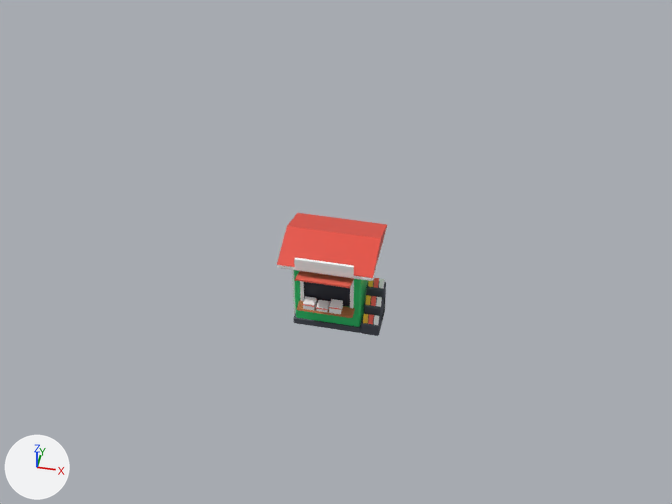
A saved change to the Blender file art/blender/kiosk.blend.
One viewpoint serves both versions: the file's camera '_review_cam'. Lighting does not change. The marker at lower left points along +X, +Y and +Z. The first picture is the older version.

Script lines for the objects in view, before the commit:
```python
me_kiosk = bpy.data.meshes.new('kiosk')
me_kiosk.from_pydata(...)  # 328 vertices, 303 faces; spans x -1.5..1.5, y -1.55..1.25, z 0.0..3.0
# faces by material slot: [26, 78, 104, 5, 6, 42, 24, 18]
me_kiosk.materials.append(mat_pal_mint_green)  # green #2ecc71
me_kiosk.materials.append(mat_pal_asphalt)  # greyish blue #4a4f59
me_kiosk.materials.append(mat_pal_white)  # white #ffffff
me_kiosk.materials.append(mat_pal_brick_red)  # red #e74c3c
me_kiosk.materials.append(mat_pal_night)  # dark blue #1f2430
me_kiosk.materials.append(mat_pal_coral)  # red #ff6b5a
me_kiosk.materials.append(mat_pal_wood)  # brown #a86b3c
me_kiosk.materials.append(mat_pal_sun_yellow)  # yellow #f4c430
me_sign_board = bpy.data.meshes.new('sign_board')
me_sign_board.from_pydata(...)  # a box spanning x -0.95..0.75, y -1.33..-1.25, z 2.55..2.92
me_sign_board.materials.append(mat_pal_white)  # white #ffffff
ob_kiosk = bpy.data.objects.new('kiosk', me_kiosk)
ob_kiosk.location = (0.0, 0.0, 0.0)
ob_sign_board = bpy.data.objects.new('sign_board', me_sign_board)
ob_sign_board.location = (0.0, 0.0, 0.0)
```
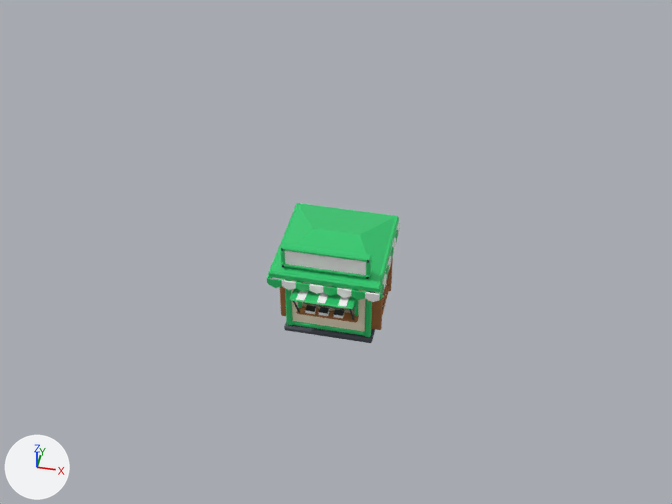
Patch to the scene script:
```diff
--- a/art/blender/kiosk.blend.py
+++ b/art/blender/kiosk.blend.py
@@ mat_pal_cream @@
+mat_pal_cream = principled_material('pal_cream')
+mat_pal_cream.base_color = (1.0, 0.88, 0.672)  # beige #fff1d6
+mat_pal_cream.roughness = 0.8
@@ mat_pal_glow @@
+mat_pal_glow = principled_material('pal_glow')
+mat_pal_glow.base_color = (1.0, 0.815, 0.392)  # beige #ffe9a8
@@ me_kiosk @@
 # used by ob_kiosk; location = (0.0, 0.0, 0.0)
-me_kiosk.from_pydata(...)  # 328 vertices, 303 faces; spans x -1.5..1.5, y -1.55..1.25, z 0.0..3.0
+me_kiosk.from_pydata(...)  # 930 vertices, 857 faces; spans x -1.65..1.65, y -2.18..1.55, z 0.0..3.12
+# me_kiosk part 1: the loose piece of 24 vertices spanning x -1.5..1.3, y -1.25..1.25, z 2.4..2.55 is scaled about its middle by (0.964, 1.08, 1.27), then moved by (0.1, 0.0, -2.39), in mat_pal_asphalt (greyish blue #4a4f59)
+# me_kiosk part 2: the loose piece of 24 vertices spanning x -1.5..1.3, y -1.25..1.25, z 2.4..2.55 is copied, and the copy is scaled about its middle by (0.891, 1, 1.09), then moved by (0.1, 0.0, -2.22), in mat_pal_mint_green (green #2ecc71); it spans x -1.25..1.25, y -1.25..1.25, z 0.18..0.34
+# me_kiosk part 3: a new loose piece, a box spanning x 0.8..0.9, y -1.28..-1.18, z 1.0..1.9, in mat_pal_mint_green (green #2ecc71)
+# me_kiosk part 4: the loose piece of 16 vertices spanning x -0.95..0.75, y -1.35..-0.9, z 0.92..1.0 is scaled about its middle by (1.09, 0.873, 1), then moved by (0.1, -0.18, 0.0)
+# me_kiosk part 5: the loose piece of 24 vertices spanning x -1.1..0.9, y -0.9..1.0, z 0.0..2.4 is rebuilt with 32 vertices and now spans x -1.2..1.2, y -1.2..1.2, z 0.18..2.5
+# me_kiosk part 6: the loose piece of 6 vertices spanning x -1.5..1.3, y -1.25..1.25, z 2.55..3.0 is rebuilt with 6 vertices and now spans x -1.5..1.5, y -1.7..1.45, z 2.72..3.12, in mat_pal_mint_green (green #2ecc71)
+# me_kiosk part 7: 16 loose pieces with 158 vertices, spanning x -1.24..1.47, y -1.31..0.57, z 0.0..2.32, are deleted
+# me_kiosk part 8: 100 vertices removed from x -1.15..1.5, y -1.55..1.05, z 0.0..2.38; 612 vertices added at x -1.65..1.65, y -2.18..1.55, z 0.18..2.72
+# other edits to the shape of me_kiosk do not show in these pictures
 me_kiosk.materials.append(mat_pal_mint_green)
@@ me_kiosk @@
 me_kiosk.materials.append(mat_pal_white)
-me_kiosk.materials.append(mat_pal_brick_red)  # red #e74c3c
 me_kiosk.materials.append(mat_pal_night)
-me_kiosk.materials.append(mat_pal_coral)  # red #ff6b5a
 me_kiosk.materials.append(mat_pal_wood)
 me_kiosk.materials.append(mat_pal_sun_yellow)
+me_kiosk.materials.append(mat_pal_cream)  # beige #fff1d6
+me_kiosk.materials.append(mat_pal_glow)  # beige #ffe9a8
@@ me_sign_board @@
 # used by ob_sign_board; location = (0.0, 0.0, 0.0)
-me_sign_board.from_pydata(...)  # 8 vertices, 6 faces; spans x -0.95..0.75, y -1.33..-1.25, z 2.55..2.92
+me_sign_board.from_pydata(...)  # 8 vertices, 6 faces; spans x -1.15..1.15, y -1.58..-1.54, z 2.92..3.4
+# me_sign_board part 9: the whole mesh is scaled about its middle by (1.35, 0.5, 1.3), then moved by (0.1, -0.27, 0.43)
 me_sign_board.materials.append(mat_pal_white)
@@ me_sign_frame @@
+me_sign_frame.from_pydata(...)  # 128 vertices, 134 faces; spans x -1.27..1.27, y -1.62..-1.35, z 2.8..3.52
+# faces by material slot: [110, 24]
+me_sign_frame.materials.append(mat_pal_mint_green)  # green #2ecc71
+me_sign_frame.materials.append(mat_pal_night)  # dark blue #1f2430
@@ ob_sign_frame @@
+ob_sign_frame = bpy.data.objects.new('sign_frame', me_sign_frame)
+ob_sign_frame.location = (0.0, 0.0, 0.0)
```

Changed parts and their boxes (x1, y1, x2, y2) in the pictures (672 x 504 px; the box of a moved part takes in the faces that stretch with it):
'kiosk', reshaped (21% wider, 14% taller)
    before: (277, 213, 387, 336)
    after: (267, 203, 400, 343)
'sign_board', moved, rescaled (34% wider, 30% taller)
    before: (294, 258, 354, 277)
    after: (285, 250, 366, 275)
'sign_frame', added
    after: (281, 243, 372, 279)
    faces in mat_pal_mint_green (green #2ecc71): (281, 243, 372, 278)
part 1 of me_kiosk, moved or reshaped
    before: (277, 228, 387, 281)
    after: (284, 322, 375, 343)
part 2 of me_kiosk, added
    after: (292, 321, 365, 336)
part 3 of me_kiosk, added
    after: (354, 299, 359, 316)
part 4 of me_kiosk, moved or reshaped
    before: (297, 300, 355, 318)
    after: (296, 305, 359, 322)
part 5 of me_kiosk, rebuilt
    before: (294, 270, 368, 327)
    after: (291, 280, 366, 332)
part 6 of me_kiosk, rebuilt (11% wider, 23% taller)
    before: (277, 213, 387, 278)
    after: (273, 205, 395, 285)
part 7 of me_kiosk, deleted
    before: (292, 270, 384, 325)
part 8 of me_kiosk, built on
    before: (294, 271, 386, 336)
    after: (267, 203, 400, 337)
